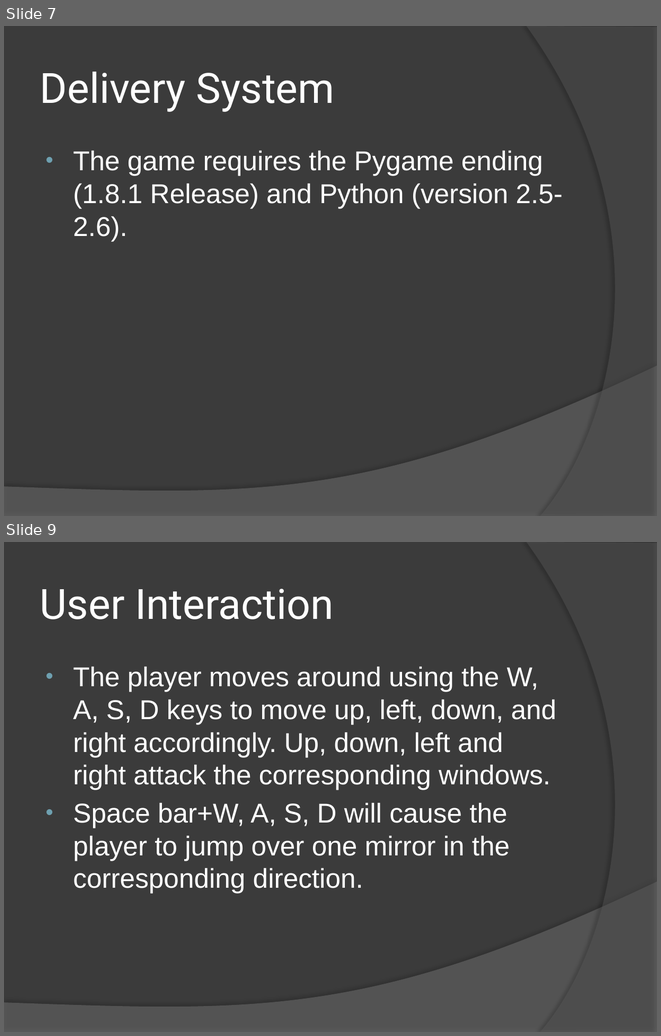
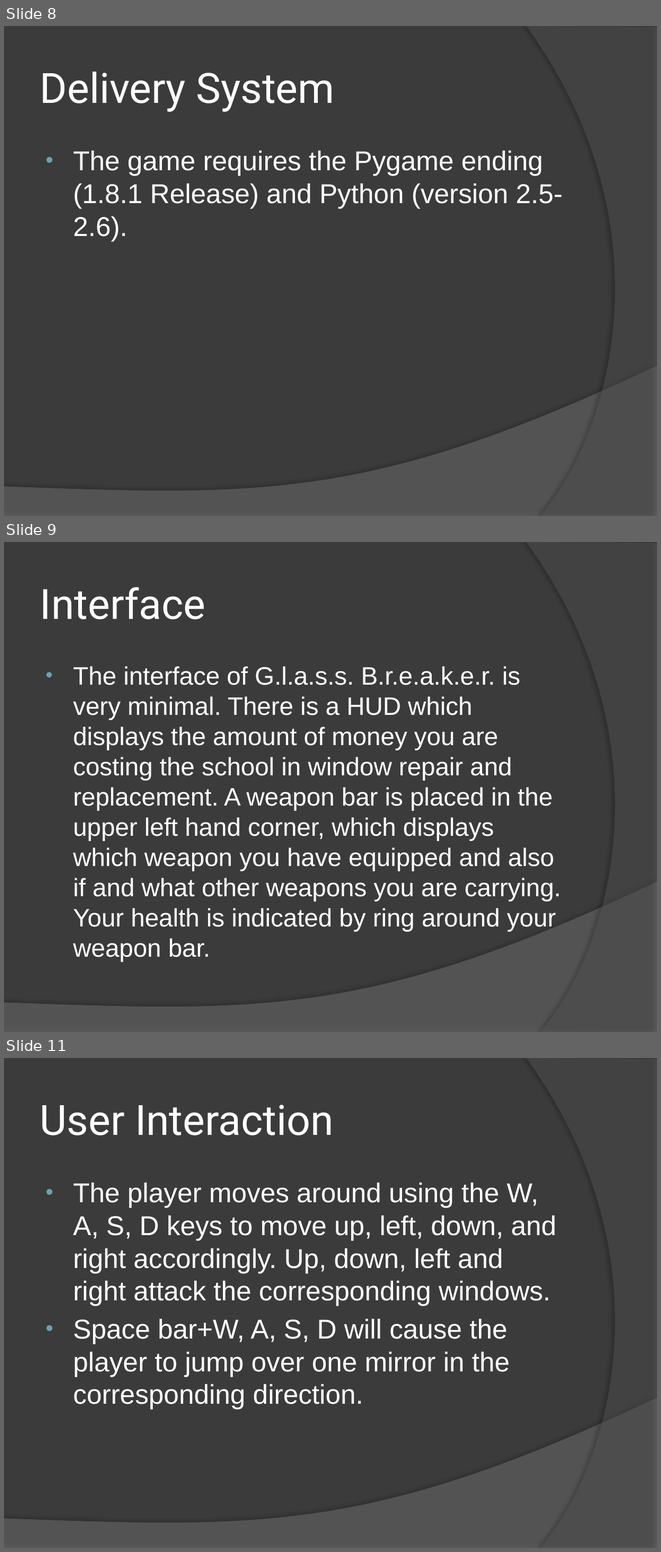
Before and after one commit to sonicma7/empacgame, a slide deck: Glassbreaker.pptx. Shown one above the other, each under a label of ours: slides 7 and 9 before the commit, slides 8, 9 and 11 after it; the slides between them are not shown. The pictures are 661x1036 and 661x1552 pixels, drawn with LibreOffice and Linux fonts; fonts in the diff are those of the drawing. Boxes give left, top, right and bottom in pixels: in the first picture for what was removed or moved away, otherwise in the second. Text is boxed around its words. In the diff, an @@ line names an element or a change of style, - is before the commit and + after.

```diff
--- a/Glassbreaker.pptx
+++ b/Glassbreaker.pptx
@@ slide 9 added at bbox=[4, 542, 657, 1032], background #3B3B3B; not listed: 2 template elements that a slide beside it also shows @@
@@ title added at bbox=[40, 587, 205, 619], 46 pt, text #FFFFFF @@
+Interface
@@ text added at bbox=[73, 666, 561, 961], 27.8 pt, text #FFFFFF @@
+• The interface of G.l.a.s.s. B.r.e.a.k.e.r. is very minimal. There is a HUD which displays the amount of money you are costing the school in window repair and replacement. A weapon bar is placed in the upper left hand corner, which displays which weapon you have equipped and also if and what other weapons you are carrying. Your health is indicated by ring around your weapon bar.
@@ what was slide 7 is now slide 8 @@
@@ what was slide 9 is now slide 11 @@
```
Also in this commit, not shown: 8 other slides added, 2 slides removed.
